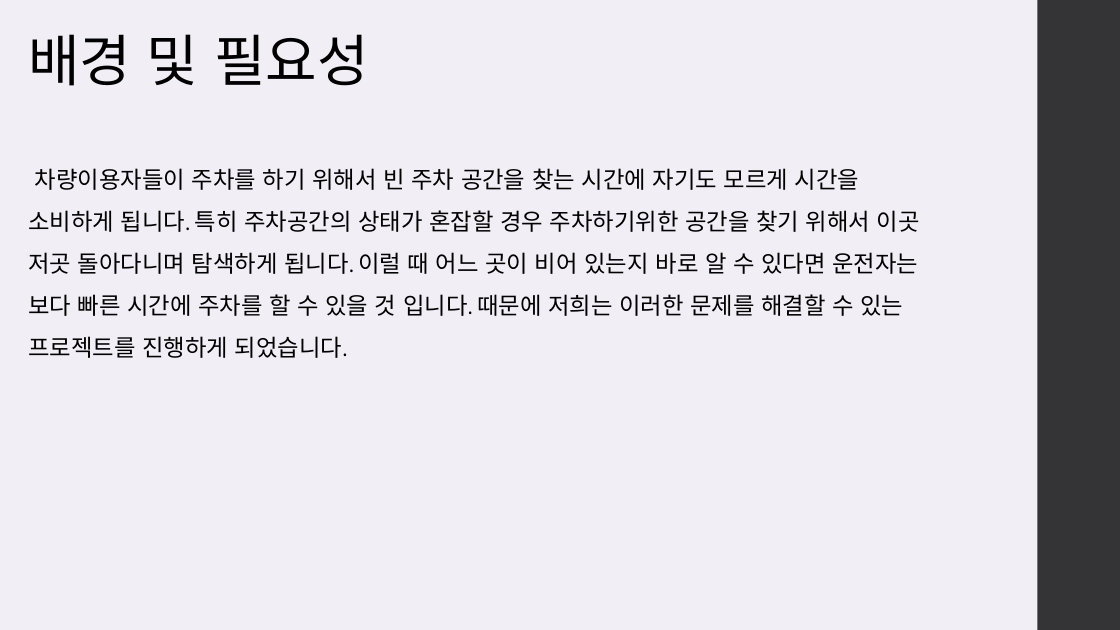
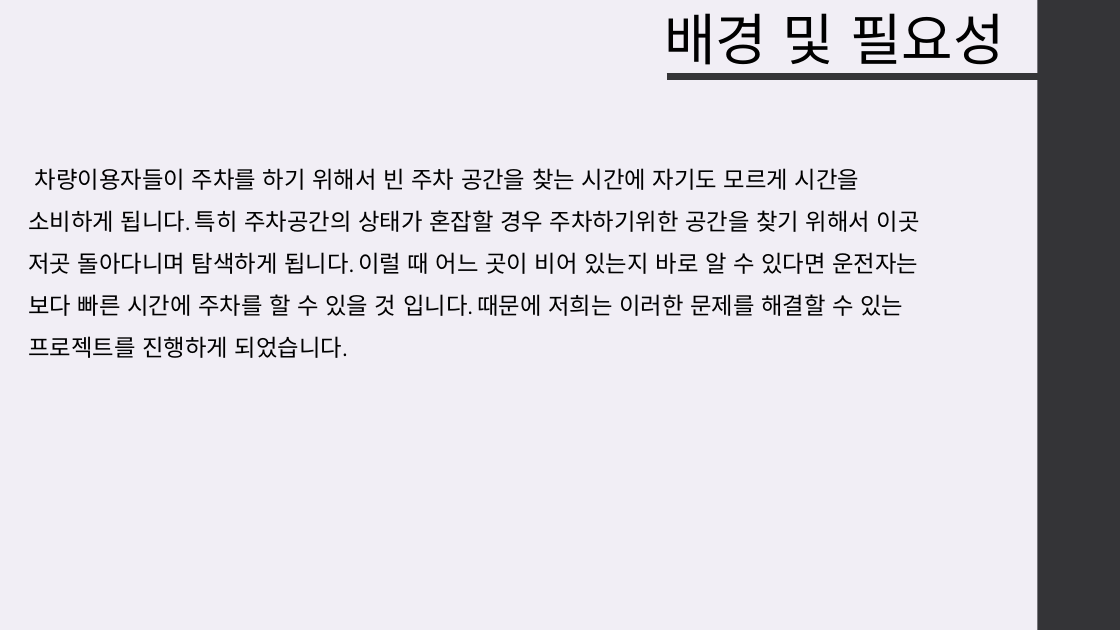
Before and after one commit to NetLSS/Smart-hs-parking-lot-Project, a slide deck: slide 2 of 졸프 초안.pptx. Drawn at 1120x630 pixels with LibreOffice and Linux fonts; fonts in the diff are those of the drawing. Boxes give left, top, right and bottom in pixels: in the first picture for what was removed or moved away, otherwise in the second. Text is boxed around its words. In the diff, an @@ line names an element or a change of style, - is before the commit and + after.

```diff
--- a/졸프 초안.pptx
+++ b/졸프 초안.pptx
@@ text "배경 및 필요성" rewrapped from <box>28,34,369,86</box> to <box>664,13,1005,74</box> @@
@@ line added from (667, 76) to (1040, 76), #353537 6.5 pt @@
```
Also in this commit, not shown: 2 other slides changed, 2 slides added.
